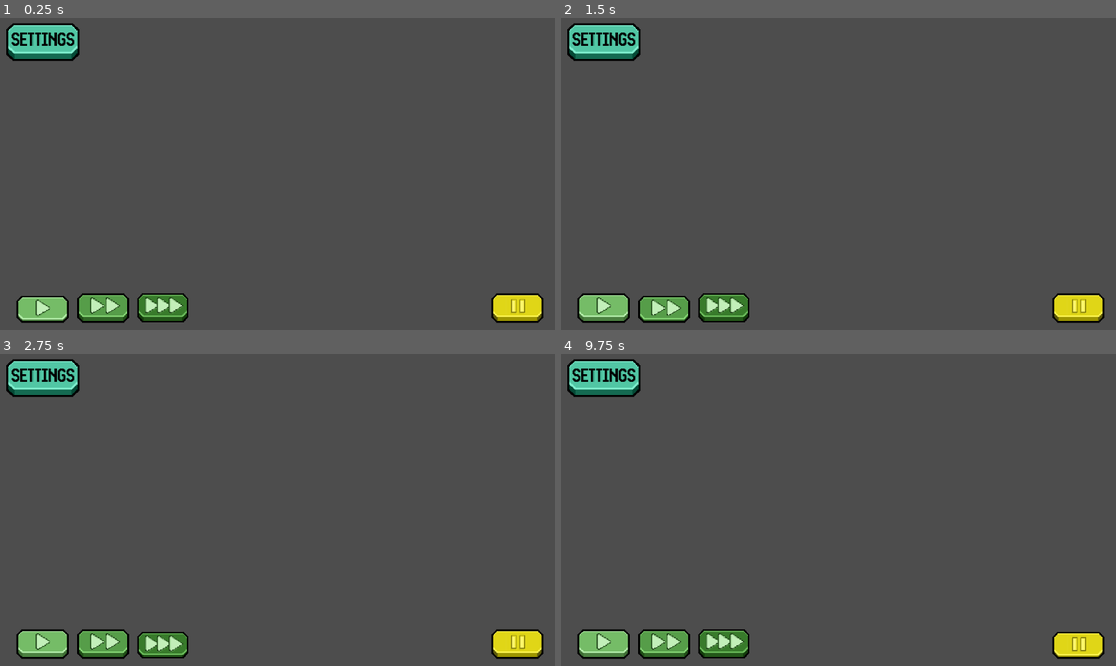
Above: before the commit, frames 1-4 (two rows, left to right).
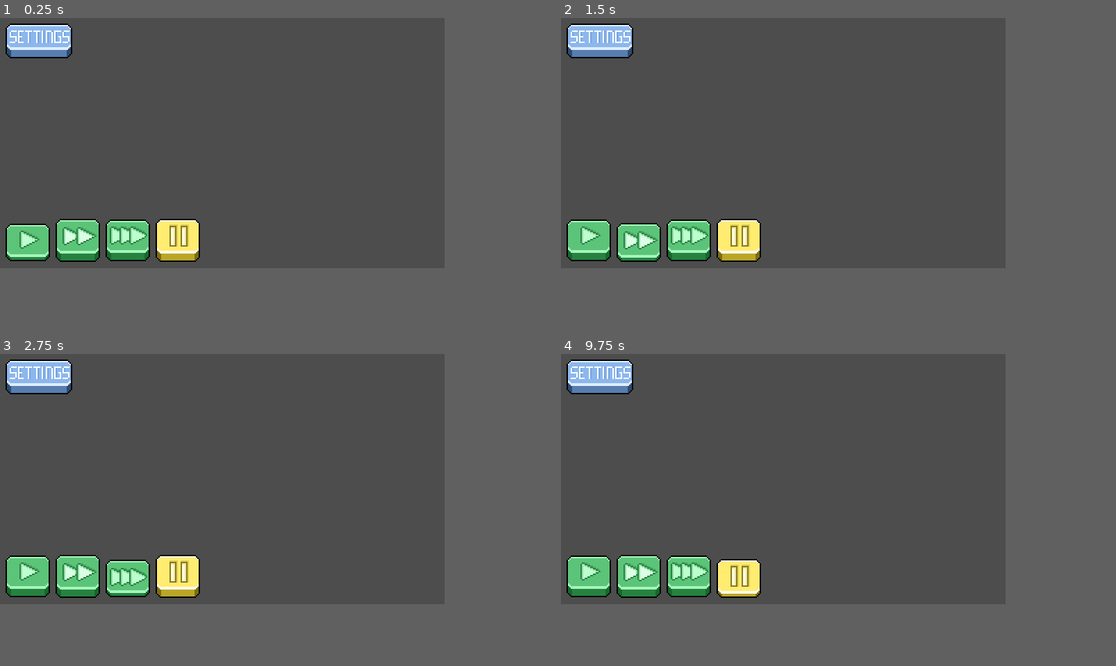
Above: after the commit, the same moments.

Repository: AmandaSeier/Cancer
Game: Godot game, scene res://scripts/Main_Scene.tscn
The game is run twice, just before and just after one commit, with the same random seed, the same clock (stepped at 60 frames per second) and the same inputs.
Inputs (mouse positions are in pixels of both pictures, inside the frame that each line leads up to; where the layout moved, square brackets give the same spot in the first picture):
- Up to frame 1 (0.25 s): no input
- Up to frame 2 (1.5 s): click (594, 295) [605, 308] at 0.5 s; click (655, 295) [666, 308] at 1.25 s
- Up to frame 3 (2.75 s): click (160, 631) [160, 644] at 2 s
- Up to frame 4 (9.75 s): click (610, 382) [605, 378] at 2.75 s; click (594, 631) [605, 644] at 3.5 s; click (655, 631) [666, 644] at 4.25 s; click (721, 631) [721, 644] at 5 s; click (610, 382) [605, 378] at 5.75 s; click (594, 631) [605, 644] at 6.5 s; click (655, 631) [666, 644] at 7.25 s; click (721, 631) [721, 644] at 8 s; click (610, 382) [605, 378] at 8.75 s; click (783, 631) [1077, 644] at 9.5 s
The window is 799x449 before the commit and 640x360 after it. Grey fills any space a smaller window leaves; there, only what the larger window draws over its background counts as a difference.

The runs differ from the first frame. In frame 1, 9.0% of the frame differs, in the area x 1-98%, y 1-98%; in frame 2, 9.0%; in frame 3, 9.0%; in frame 4, 9.0%.

Commit message:
Slay updated cool buttons :J

Diff:
--- a/project.godot
+++ b/project.godot
@@ -19,6 +19,13 @@
 
 StateMachine="*res://scripts/StateMachine.gd"
 
+[display]
+
+window/size/viewport_width=320
+window/size/viewport_height=180
+window/stretch/mode="canvas_items"
+window/stretch/aspect="keep_height"
+
 [rendering]
 
 textures/canvas_textures/default_texture_filter=0
--- a/scripts/Main_Scene.tscn
+++ b/scripts/Main_Scene.tscn
@@ -1,15 +1,17 @@
-[gd_scene load_steps=13 format=3 uid="uid://8xwsqxt7cwlf"]
+[gd_scene load_steps=14 format=3 uid="uid://8xwsqxt7cwlf"]
 
 [ext_resource type="Script" path="res://scripts/UIHandler.gd" id="1_hbd8v"]
-[ext_resource type="Texture2D" uid="uid://6s1rvjuf87qg" path="res://sprites/1x button up.png" id="2_ajkb8"]
-[ext_resource type="Texture2D" uid="uid://buvqco0bigf74" path="res://sprites/1x button pressed.png.png" id="3_kpkl0"]
-[ext_resource type="Texture2D" uid="uid://dqqo5kdikgro1" path="res://sprites/5x button up.png.png" id="4_m11hq"]
-[ext_resource type="Texture2D" uid="uid://c040chabj7yl0" path="res://sprites/5x button pressed.png.png" id="5_5xe51"]
-[ext_resource type="Texture2D" uid="uid://bfqymodinomai" path="res://sprites/10x button up.png.png" id="6_uubu7"]
-[ext_resource type="Texture2D" uid="uid://d14rnry5oufwn" path="res://sprites/10x button pressed.png" id="7_np7ge"]
-[ext_resource type="Texture2D" uid="uid://cysljuy3fj224" path="res://sprites/Pause button up.png.png" id="8_n0nq4"]
-[ext_resource type="Texture2D" uid="uid://dullb4besbb7j" path="res://sprites/Pause button pressed.png.png" id="9_nnesq"]
-[ext_resource type="Texture2D" uid="uid://ip24ypr1vflr" path="res://sprites/Settings button up.png" id="10_wb1jw"]
+[ext_resource type="Texture2D" uid="uid://b0jtv7arx1rh2" path="res://sprites/1x button-1.png.png" id="2_eh253"]
+[ext_resource type="ButtonGroup" uid="uid://cq15tv1x3rmhk" path="res://sprites/button_group_time_scale.tres" id="2_sj08s"]
+[ext_resource type="Texture2D" uid="uid://bxqhbapshqxr0" path="res://sprites/1x button-2.png.png" id="3_4ke2h"]
+[ext_resource type="Texture2D" uid="uid://dsrvs0jxrou3q" path="res://sprites/1x button-1.png (1).png" id="4_1st2k"]
+[ext_resource type="Texture2D" uid="uid://iwvemkgyvw5v" path="res://sprites/1x button-2.png (1).png" id="5_f4ifu"]
+[ext_resource type="Texture2D" uid="uid://bgn14tvjd1jya" path="res://sprites/1x button-1.png (2).png" id="6_eu6yj"]
+[ext_resource type="Texture2D" uid="uid://dy1nntjjekkyg" path="res://sprites/1x button-2.png (2).png" id="7_meaww"]
+[ext_resource type="Texture2D" uid="uid://c27s23n5vvv7v" path="res://sprites/1x button-1.png (8).png" id="8_528ik"]
+[ext_resource type="Texture2D" uid="uid://c5j73uxunpelb" path="res://sprites/1x button-2.png (8).png" id="9_me7sl"]
+[ext_resource type="Texture2D" uid="uid://dc17aofqd72jc" path="res://sprites/1x button-1.png (3).png" id="10_nda2g"]
+[ext_resource type="Texture2D" uid="uid://f4o1y4cuy6r1" path="res://sprites/1x button-2.png (3).png" id="11_58wdn"]
 
 [sub_resource type="FontFile" id="FontFile_shofe"]
 cache/0/16/0/ascent = 0.0
@@ -1647,8 +1649,6 @@
 cache/0/39/0/kerning_overrides/38/0 = Vector2(0, 0)
 cache/0/39/0/kerning_overrides/39/0 = Vector2(0, 0)
 
-[sub_resource type="ButtonGroup" id="ButtonGroup_ke13b"]
-
 [node name="Node2D" type="Node2D"]
 position = Vector2(-1, -1)
 
@@ -1670,69 +1670,59 @@
 clip_text = true
 
 [node name="1x button" type="TextureButton" parent="UI Handler"]
-texture_filter = 1
-offset_left = 17.0
-offset_top = 563.0
-offset_right = 160.0
-offset_bottom = 642.0
-size_flags_vertical = 10
-size_flags_stretch_ratio = 0.0
+offset_top = 140.0
+offset_right = 40.0
+offset_bottom = 180.0
 toggle_mode = true
 button_pressed = true
-action_mode = 0
-button_group = SubResource("ButtonGroup_ke13b")
-texture_normal = ExtResource("2_ajkb8")
-texture_pressed = ExtResource("3_kpkl0")
-stretch_mode = 0
+button_group = ExtResource("2_sj08s")
+texture_normal = ExtResource("2_eh253")
+texture_pressed = ExtResource("3_4ke2h")
+stretch_mode = 3
 
 [node name="5x button" type="TextureButton" parent="UI Handler"]
-texture_filter = 1
-offset_left = 143.0
-offset_top = 563.0
-offset_right = 285.0
-offset_bottom = 642.0
-size_flags_vertical = 10
+offset_left = 36.0
+offset_top = 141.0
+offset_right = 76.0
+offset_bottom = 180.0
 toggle_mode = true
-action_mode = 0
-button_group = SubResource("ButtonGroup_ke13b")
-texture_normal = ExtResource("4_m11hq")
-texture_pressed = ExtResource("5_5xe51")
-stretch_mode = 0
+button_group = ExtResource("2_sj08s")
+texture_normal = ExtResource("4_1st2k")
+texture_pressed = ExtResource("5_f4ifu")
+stretch_mode = 3
 
 [node name="10x button" type="TextureButton" parent="UI Handler"]
-texture_filter = 1
-offset_left = 268.0
-offset_top = 563.0
-offset_right = 408.0
-offset_bottom = 641.0
-size_flags_vertical = 10
+offset_left = 72.0
+offset_top = 140.0
+offset_right = 112.0
+offset_bottom = 180.0
 toggle_mode = true
-action_mode = 0
-button_group = SubResource("ButtonGroup_ke13b")
-texture_normal = ExtResource("6_uubu7")
-texture_pressed = ExtResource("7_np7ge")
-stretch_mode = 0
+button_group = ExtResource("2_sj08s")
+texture_normal = ExtResource("6_eu6yj")
+texture_pressed = ExtResource("7_meaww")
+stretch_mode = 3
 
 [node name="Pause button" type="TextureButton" parent="UI Handler"]
-texture_filter = 1
-offset_left = 1003.0
-offset_top = 563.0
-offset_right = 1145.0
-offset_bottom = 642.0
+offset_left = 108.0
+offset_top = 141.0
+offset_right = 148.0
+offset_bottom = 180.0
 toggle_mode = true
-action_mode = 0
-button_group = SubResource("ButtonGroup_ke13b")
-texture_normal = ExtResource("8_n0nq4")
-texture_pressed = ExtResource("9_nnesq")
-stretch_mode = 0
+button_group = ExtResource("2_sj08s")
+texture_normal = ExtResource("8_528ik")
+texture_pressed = ExtResource("9_me7sl")
+stretch_mode = 3
 
 [node name="Node2D" type="Node2D" parent="."]
 
 [node name="TextureButton" type="TextureButton" parent="."]
-offset_right = 184.0
-offset_bottom = 102.0
-texture_normal = ExtResource("10_wb1jw")
-stretch_mode = 0
+offset_left = 5.0
+offset_top = -3.0
+offset_right = 53.0
+offset_bottom = 37.0
+texture_normal = ExtResource("10_nda2g")
+texture_pressed = ExtResource("11_58wdn")
+stretch_mode = 3
 
 [connection signal="pressed" from="UI Handler/SpeedUp15" to="UI Handler" method="ChangeDaySpeed" binds= [15.0]]
 [connection signal="pressed" from="UI Handler/1x button" to="UI Handler" method="ChangeDaySpeed" binds= [1.0]]
Binary file added: sprites/1x button-1.png (1).png
Not shown, added: sprites/1x button-1.png (1).png.import
Binary file added: sprites/1x button-1.png (2).png
Not shown, added: sprites/1x button-1.png (2).png.import
Binary file added: sprites/1x button-1.png (3).png
Not shown, added: sprites/1x button-1.png (3).png.import
Binary file added: sprites/1x button-1.png (4).png
Not shown, added: sprites/1x button-1.png (4).png.import
Binary file added: sprites/1x button-1.png (5).png
Not shown, added: sprites/1x button-1.png (5).png.import
Binary file added: sprites/1x button-1.png (6).png
Not shown, added: sprites/1x button-1.png (6).png.import
(and 25 more such lines)
